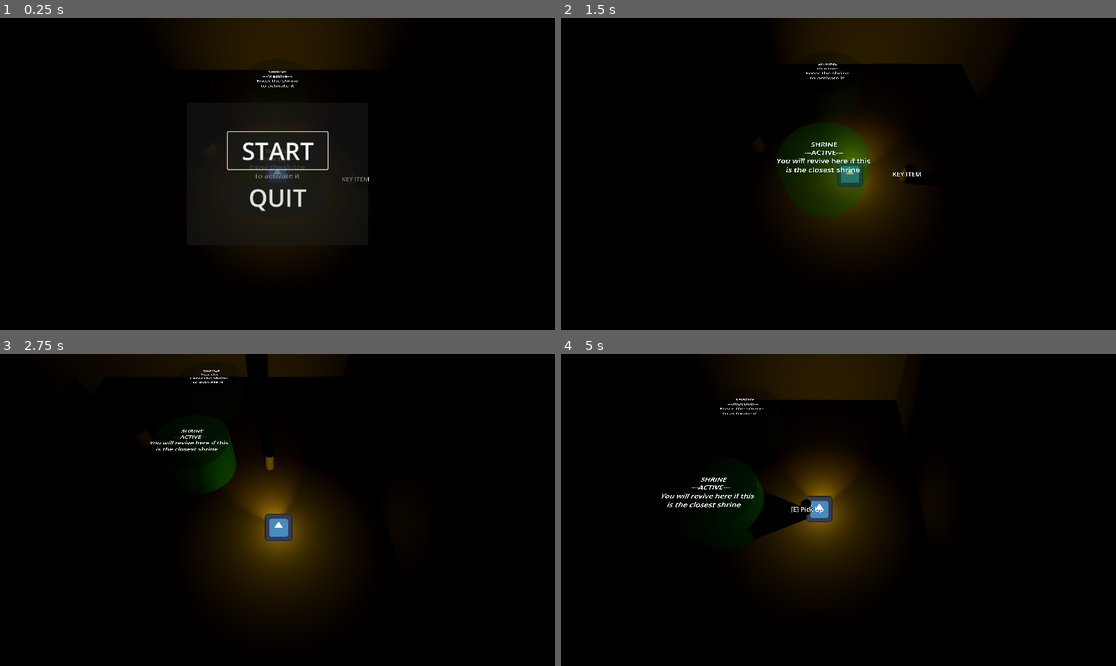
Above: before the commit, frames 1-4 (two rows, left to right).
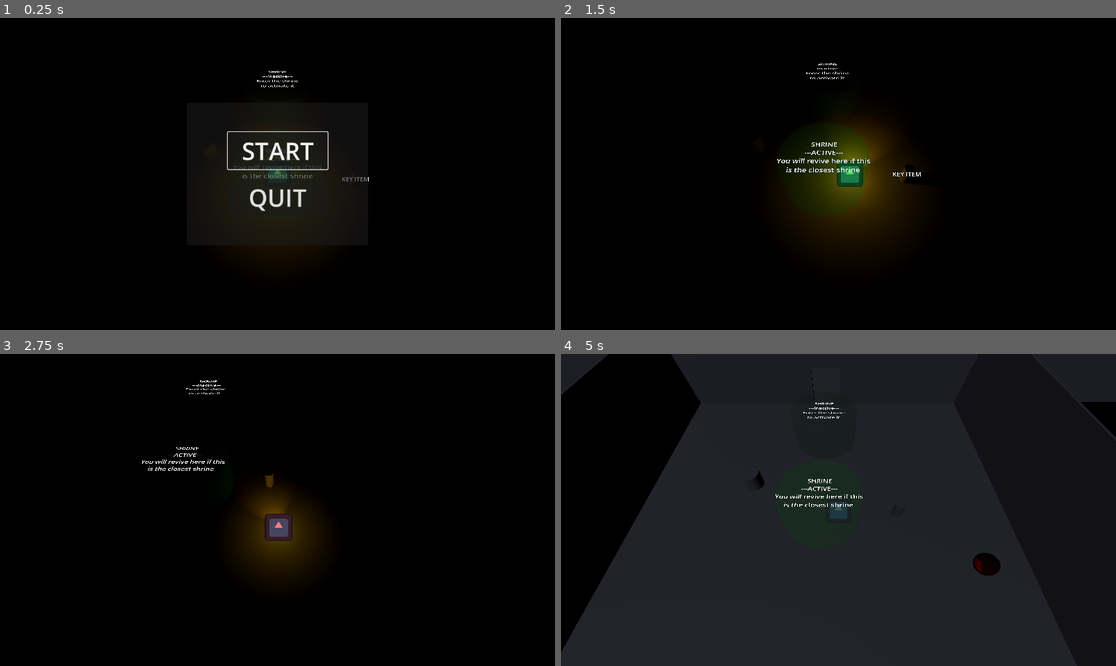
Above: after the commit, the same moments.

Repository: Rusty-Rat-Studios/dead-living-and-dying
Game: Godot game, scene res://game.tscn
The game is run twice, just before and just after one commit, with the same random seed, the same clock (stepped at 60 frames per second) and the same inputs. The engine's default icon, where the game draws it, is replaced by a stand-in: a white triangle on a blue panel in a dark square.
Inputs (mouse positions are in pixels of both pictures, inside the frame that each line leads up to):
- Up to frame 1 (0.25 s): no input
- Up to frame 2 (1.5 s): click "START" at 0.5 s; tap Enter at 1.25 s; move the mouse to (960, 158) at 1.27 s; hold Right (ui_right) from 1.28 s (still down); tap E (interact) at 1.35 s
- Up to frame 3 (2.75 s): tap Keypad Enter (ui_accept) at 1.52, 2.27 s; move the mouse to (166, 525) at 2.02 s; release Right (ui_right) at 2.03 s; hold Down (ui_down) from 2.03 s (still down); tap Tab at 2.1 s
- Up to frame 4 (5 s): move the mouse to (894, 441) at 2.77 s; release Down (ui_down) at 2.78 s; hold Right (ui_right) 2.78-3.53 s; tap E (interact) at 2.85, 4.35 s; move the mouse to (810, 572) at 3.52 s; hold Up (ui_up) 3.53-4.28 s; tap Tab at 3.6 s; tap Keypad Enter (ui_accept) at 3.77, 4.52 s; move the mouse to (1005, 556) at 4.27 s; hold Left (ui_left) from 4.28 s (still down)

The runs differ from the first frame. In frame 1, 4.7% of the frame differs, in the area x 36-64%, y 0-52%; in frame 2, 4.1%; in frame 3, 5.4%; in frame 4, 69%, in the area x 0-100%, y 0-100%.
Error before the commit: Invalid assignment of property or key 'default' with value of type 'bool' on a base object of type 'null instance'. (res://game.gd:20)

Commit message:
Fix rebase

Diff:
--- a/game.gd
+++ b/game.gd
@@ -7,8 +7,8 @@
 @onready var player: Player = $Player
 @onready var light_directional: DirectionalLight3D = $DirectionalLight3D
 @onready var corpse: Area3D = preload("res://player/corpse.tscn").instantiate()
-@onready var default_shrine: Shrine = $World/RoomBottom/Shrine
-@onready var key_item: Node3D = $World/RoomBottom/KeyItem
+@onready var default_shrine: Shrine = $WorldGrid/RoomBottom/Shrine
+@onready var key_item: Node3D = $WorldGrid/RoomBottom/KeyItem
 
 
 # Called when the node enters the scene tree for the first time.
--- a/game.tscn
+++ b/game.tscn
@@ -252,24 +252,24 @@
 [node name="Possessable" parent="WorldGrid/RoomRight" instance=ExtResource("13_66ase")]
 transform = Transform3D(1, 0, 0, 0, 1, 0, 0, 0, 1, 0, 0.25, 0)
 
-[node name="RoomTop" type="Node3D" parent="World"]
+[node name="RoomTop" type="Node3D" parent="WorldGrid"]
 transform = Transform3D(1, 0, 0, 0, 1, 0, 0, 0, 1, 0, 0, -40)
 
-[node name="Floor" parent="World/RoomTop" instance=ExtResource("10_44xgk")]
-
-[node name="WallWithDoor" parent="World/RoomTop" instance=ExtResource("11_odxui")]
-transform = Transform3D(1, 0, 0, 0, 1, 0, 0, 0, 1, 0, 0, 9.95)
-
-[node name="WallWithoutDoor" parent="World/RoomTop" instance=ExtResource("12_5tnol")]
-transform = Transform3D(1, 0, 0, 0, 1, 0, 0, 0, 1, 0, 0, -9.95)
-
-[node name="WallWithoutDoor2" parent="World/RoomTop" instance=ExtResource("12_5tnol")]
-transform = Transform3D(-4.37114e-08, 0, 1, 0, 1, 0, -1, 0, -4.37114e-08, -9.95, 0, 0)
-
-[node name="WallWithoutDoor3" parent="World/RoomTop" instance=ExtResource("12_5tnol")]
-transform = Transform3D(-4.37114e-08, 0, 1, 0, 1, 0, -1, 0, -4.37114e-08, 9.95, 0, 0)
-
-[node name="Shrine" parent="World/RoomTop" instance=ExtResource("11_6msjq")]
+[node name="Floor" parent="WorldGrid/RoomTop" instance=ExtResource("10_44xgk")]
+
+[node name="WallWithDoor" parent="WorldGrid/RoomTop" instance=ExtResource("11_odxui")]
+transform = Transform3D(1, 0, 0, 0, 1, 0, 0, 0, 1, 0, 0, 9.95)
+
+[node name="WallWithoutDoor" parent="WorldGrid/RoomTop" instance=ExtResource("12_5tnol")]
+transform = Transform3D(1, 0, 0, 0, 1, 0, 0, 0, 1, 0, 0, -9.95)
+
+[node name="WallWithoutDoor2" parent="WorldGrid/RoomTop" instance=ExtResource("12_5tnol")]
+transform = Transform3D(-4.37114e-08, 0, 1, 0, 1, 0, -1, 0, -4.37114e-08, -9.95, 0, 0)
+
+[node name="WallWithoutDoor3" parent="WorldGrid/RoomTop" instance=ExtResource("12_5tnol")]
+transform = Transform3D(-4.37114e-08, 0, 1, 0, 1, 0, -1, 0, -4.37114e-08, 9.95, 0, 0)
+
+[node name="Shrine" parent="WorldGrid/RoomTop" instance=ExtResource("11_6msjq")]
 
 [node name="UI" type="CanvasLayer" parent="."]
 
